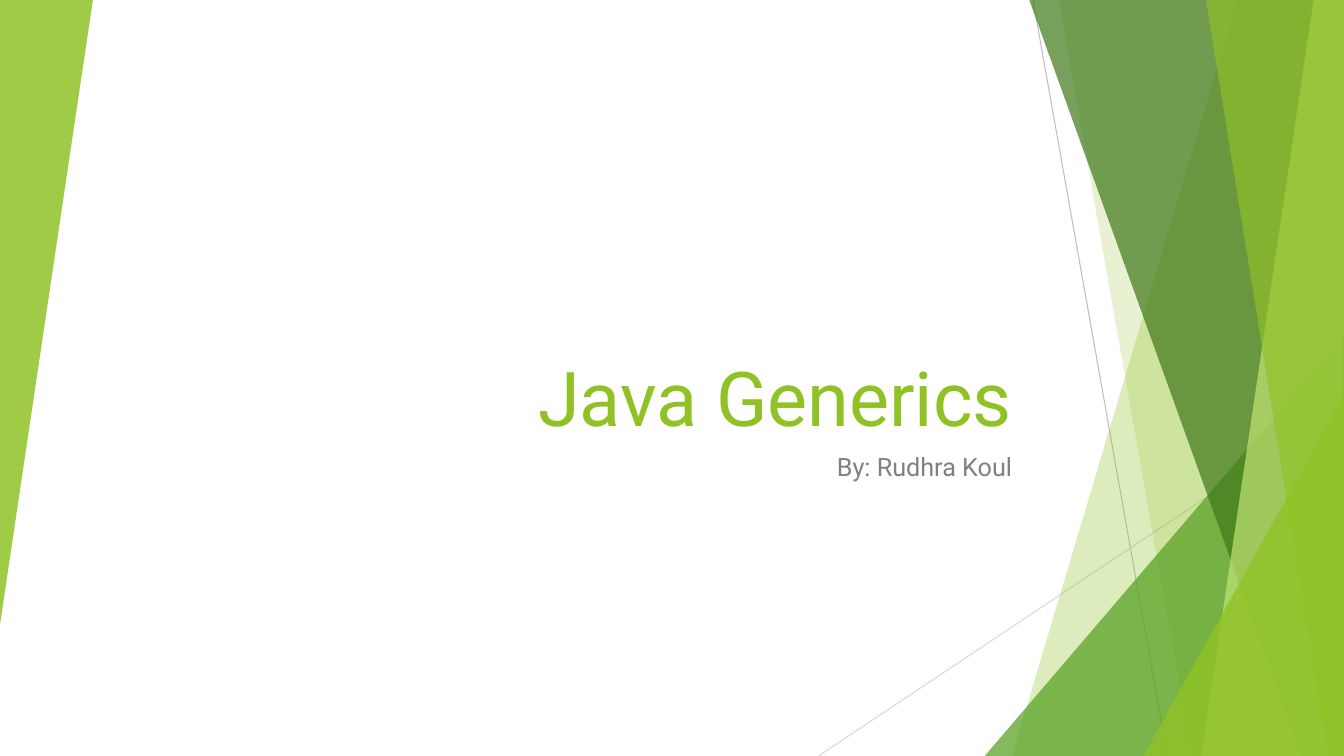
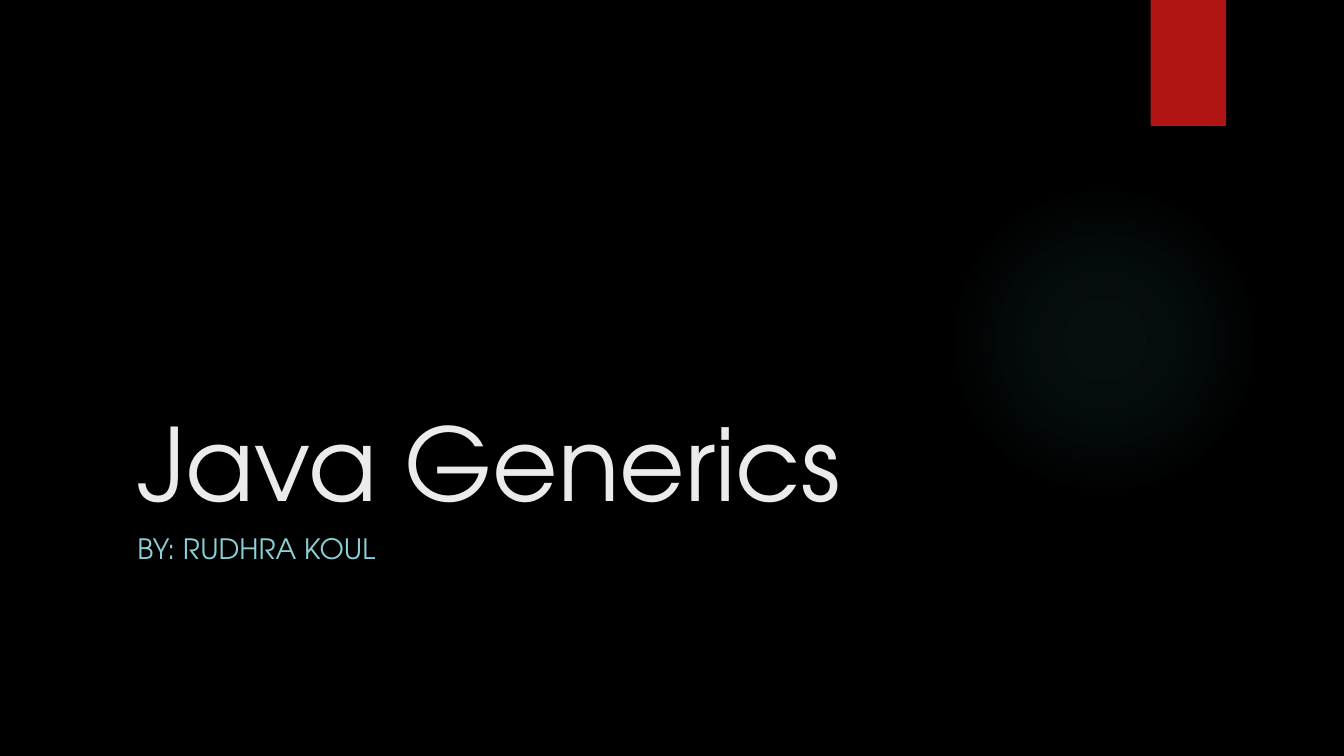
Before and after one commit to rudhrainfogain/JavaGenerics, a slide deck: slide 1 of src/main/resources/JavaGenerics.pptx. Drawn at 1344x756 pixels with LibreOffice and Linux fonts; fonts in the diff are those of the drawing; background and template pictures are left out. Boxes give left, top, right and bottom in pixels: in the first picture for what was removed or moved away, otherwise in the second. Text is boxed around its words. In the diff, an @@ line names an element or a change of style, - is before the commit and + after.

Commit message:
Generics PPT completed

```diff
--- a/src/main/resources/JavaGenerics.pptx
+++ b/src/main/resources/JavaGenerics.pptx
@@ background #FFFFFF to picture (left out) @@
@@ group removed at box(0, 0, 1344, 756): 5 freeform shapes, 3 triangles, 2 lines @@
@@ rectangle added at box(1150, 0, 1226, 126), fill #B01513 @@
@@ title "Java Generics": place and size @@
-title "Java Generics" at box(538, 371, 1012, 427)
+title "Java Generics" at box(137, 425, 840, 547)
@@ title "Java Generics" at box(137, 425, 840, 547): size 54 to 72 pt, font Roboto to TeX Gyre Adventor, text colour #90C226 to #EBEBEB; alignment right to left @@
@@ ellipse added at box(949, 185, 1259, 495), fill gradient #50B9C1 @@
@@ subtitle at box(137, 538, 375, 560): text changed; size 18 to 20 pt; font Roboto to TeX Gyre Adventor; text colour #808080 to #8AD0D6 @@
-By: Rudhra Koul
+BY: RUDHRA KOUL
```
Also in this commit, not shown: 5 other slides changed, 65 slides added, 6 other files.
